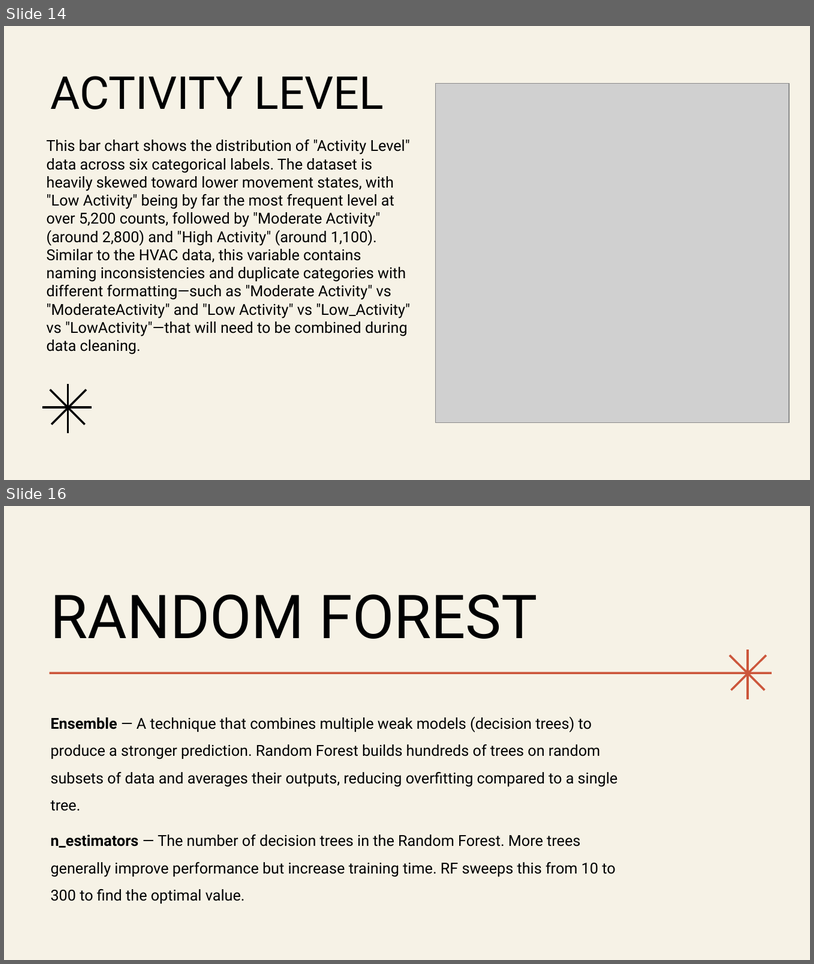
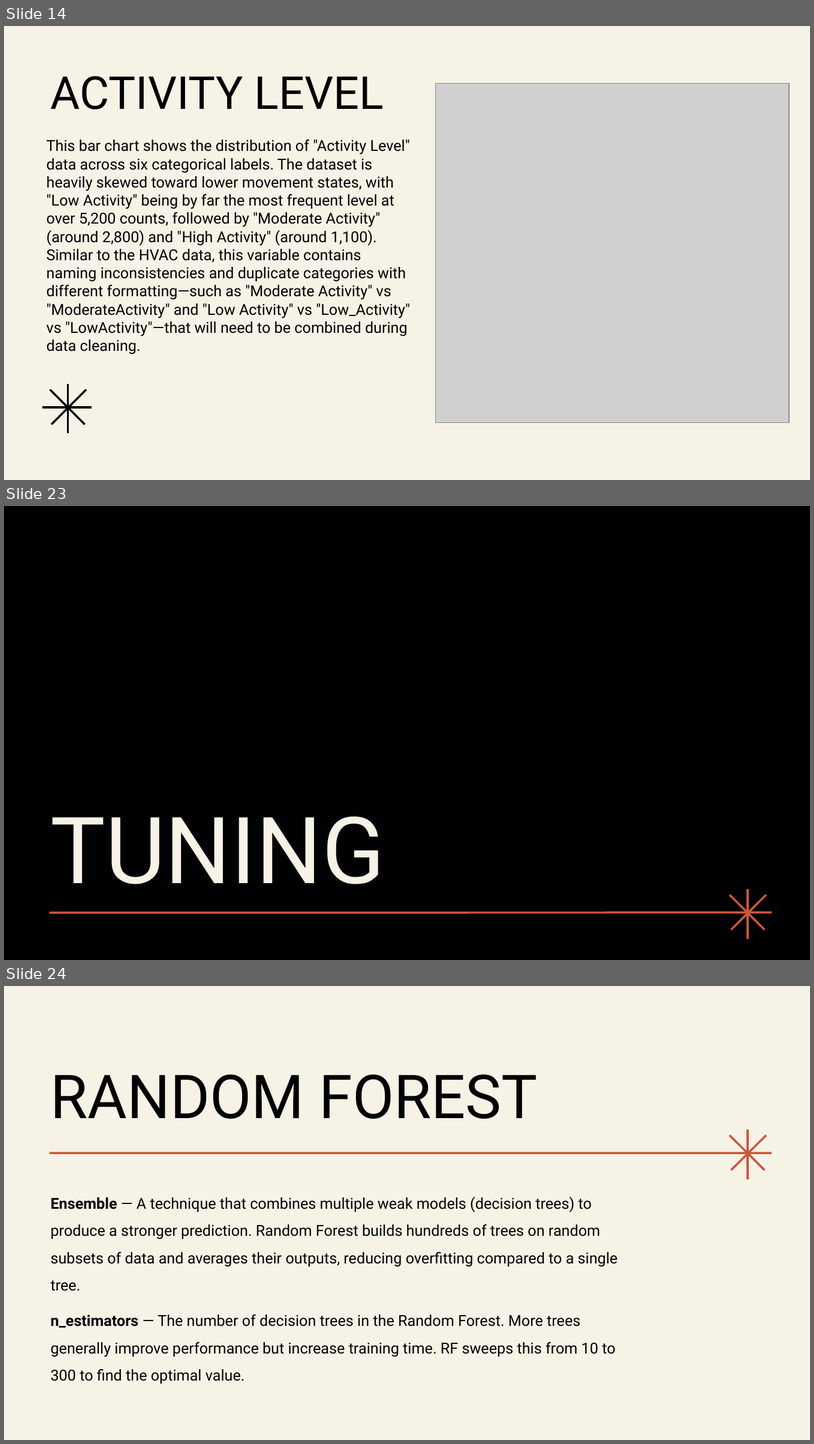
Before and after one commit to cucucumber789-svg/EGT309_T2_Chickenpie, a slide deck: EGT309 Presentation.pptx. Shown one above the other, each under a label of ours: slides 14 and 16 before the commit, slides 14, 23 and 24 after it; the slides between them are not shown. The pictures are 814x964 and 814x1444 pixels, drawn with LibreOffice and Linux fonts; fonts in the diff are those of the drawing; grey boxes stand for pictures. Boxes give left, top, right and bottom in pixels: in the first picture for what was removed or moved away, otherwise in the second. Text is boxed around its words. In the diff, an @@ line names an element or a change of style, - is before the commit and + after.

```diff
--- a/EGT309 Presentation.pptx
+++ b/EGT309 Presentation.pptx
@@ slide 23 added at (4,506,810,960), background #000102 @@
@@ title added at (50,816,385,884), 110 pt, text #F6F2E6 @@
+TUNING
@@ freeform shape added at (730,894,765,930), outline #CC563B 2.5 pt @@
@@ freeform shape added at (732,894,767,930), outline #CC563B 2.5 pt @@
@@ freeform shape added at (748,889,749,938), outline #CC563B 2.5 pt @@
@@ freeform shape added at (50,913,772,913), outline #CC563B 2.5 pt @@
@@ what was slide 16 is now slide 24 @@
```
Also in this commit, not shown: 1 slide changed, 7 other slides added, 1 other file.
